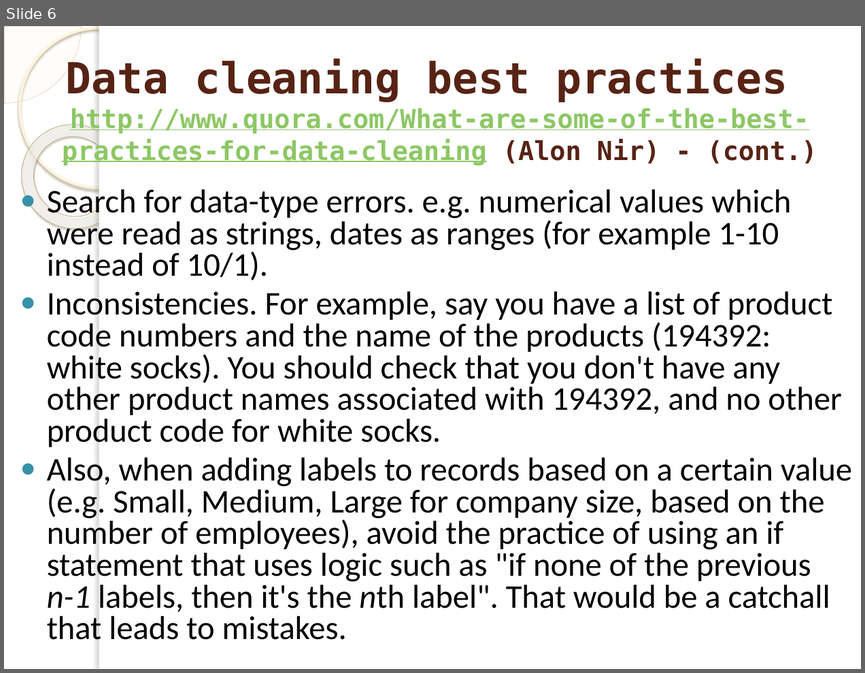
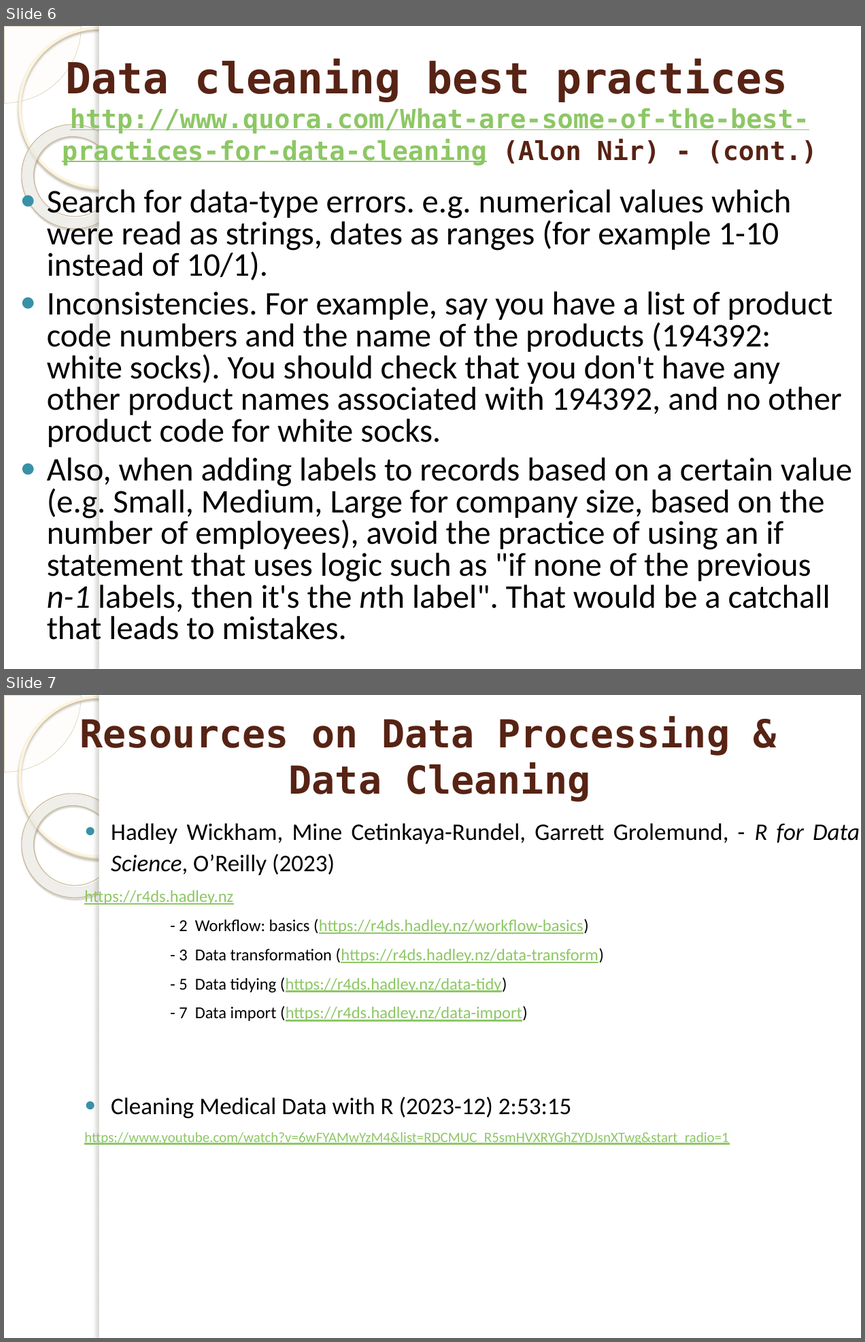
Before and after one commit to marinfotache/Data-Processing-Analysis-Science-with-R, a slide deck: 03 Data_Processing/03__Data_Processing.pptx. Shown one above the other, each under a label of ours: slide 6 before the commit, slides 6 and 7 after it. The pictures are 865x673 and 865x1342 pixels, drawn with LibreOffice and Linux fonts; fonts in the diff are those of the drawing; background and template pictures are left out. Boxes give left, top, right and bottom in pixels: in the first picture for what was removed or moved away, otherwise in the second. Text is boxed around its words. In the diff, an @@ line names an element or a change of style, - is before the commit and + after.

```diff
--- a/03 Data_Processing/03__Data_Processing.pptx
+++ b/03 Data_Processing/03__Data_Processing.pptx
@@ slide 7 added at (4,695,861,1338), background picture (left out); not listed: 5 template elements that a slide beside it also shows @@
@@ title added at (79,716,730,802), 32.4 pt, text #572314, bold @@
+Resources on Data Processing &
+Data Cleaning
@@ text added at (84,823,859,1144), 14 pt, text #8DC765, underline @@
+● Hadley Wickham, Mine Cetinkaya-Rundel, Garrett Grolemund, - R for Data Science, O’Reilly (2023)
+https://r4ds.hadley.nz
+- 2 Workflow: basics (https://r4ds.hadley.nz/workflow-basics)
+- 3 Data transformation (https://r4ds.hadley.nz/data-transform)
+- 5 Data tidying (https://r4ds.hadley.nz/data-tidy)
+- 7 Data import (https://r4ds.hadley.nz/data-import)
+● Cleaning Medical Data with R (2023-12) 2:53:15
+https://www.youtube.com/watch?v=6wFYAMwYzM4&list=RDCMUC_R5smHVXRYGhZYDJsnXTwg&start_radio=1
```
